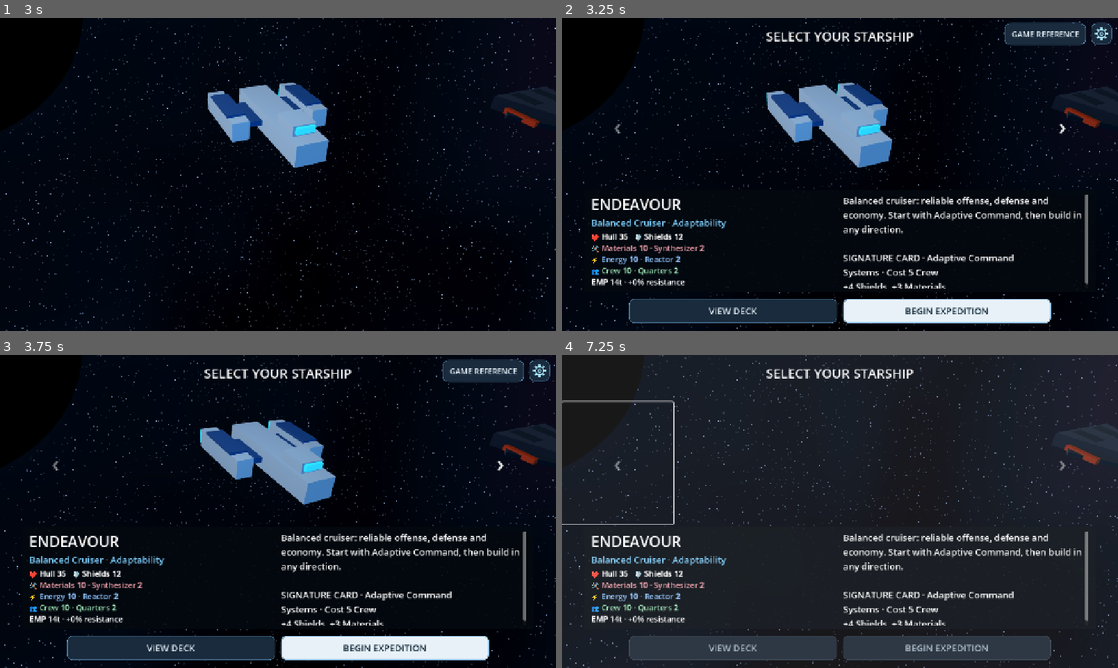
Above: before the commit, frames 1-4 (two rows, left to right).
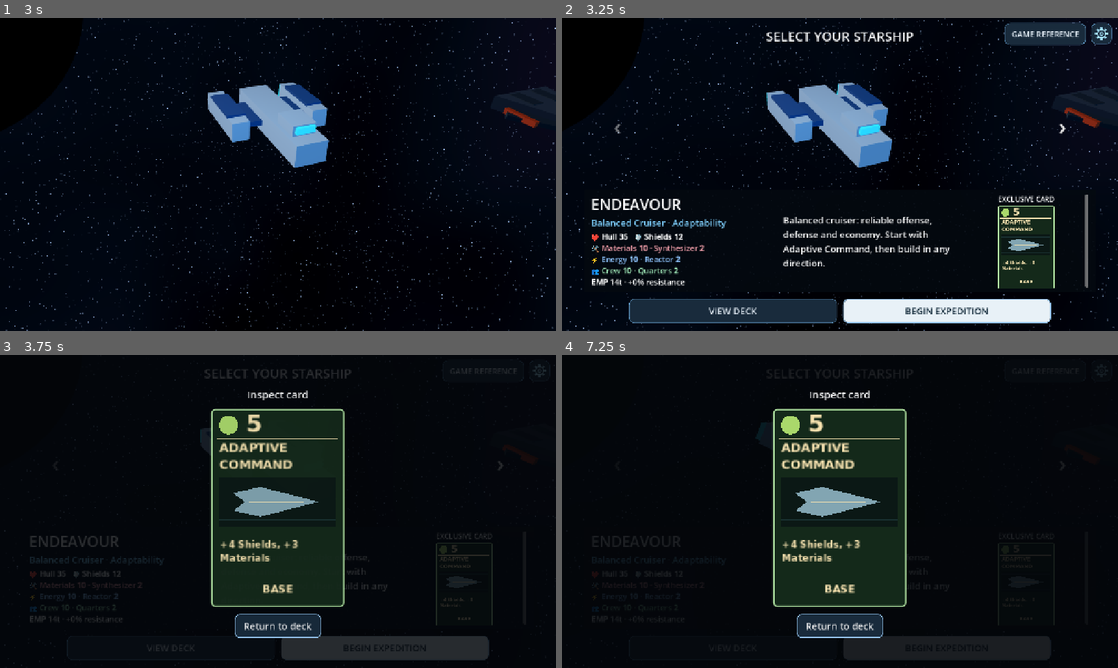
Above: after the commit, the same moments.

Repository: RPGMaster2000/arcospace
Game: Godot game, scene res://scenes/battle_setup.tscn
Two runs of this game, one before a commit and one after it. Both use one fixed random seed, a clock stepped at 60 frames per second and the inputs below. Sound files missing from this copy of the repository are replaced by a short silence.
Inputs (mouse positions are in pixels of both pictures, inside the frame that each line leads up to):
- Up to frame 1 (3 s): tap Enter (ui_accept) at 0.5, 0.77 s; move the mouse to (400, 158) at 0.52 s; hold Right (ui_right) 0.53-1.25 s; tap Tab at 0.6, 2.1 s; click (400, 158) at 0.67 s; drag from (166, 190) to (250, 237) at 1.27 s; move the mouse to (333, 105) at 2.02 s; hold Right (ui_right) 2.03-2.75 s; click (333, 105) at 2.17 s; drag from (250, 237) to (111, 127) at 2.77 s
- Up to frame 2 (3.25 s): no input
- Up to frame 3 (3.75 s): click (467, 583) at 3.52 s
- Up to frame 4 (7.25 s): click "BEGIN EXPEDITION" at 4.25 s; click (945, 649) at 5 s, where only the run after the commit has a clickable "BEGIN EXPEDITION"; click (1062, 464) at 5.75 s, where only the run after the commit has a clickable "›"; move the mouse to (1006, 558) at 6.52 s; hold Left (ui_left) from 6.53 s (still down); tap Tab at 6.6 s; click (1006, 558) at 6.67 s

Frame 1 is identical in both runs. In frame 2, 5.3% of the frame differs, in the area x 39-95%, y 56-87%; in frame 3, 27%; in frame 4, 74%, in the area x 0-100%, y 0-100%.

Commit message:
Add inspectable signature card to three-column ship selection (#27)
* Add exclusive-card column to ship selection scene

* Render and inspect selected ship signature card in third column

* Cover three-column layout and exclusive card inspection

* Keep dynamic CardPortrait type accessible for scale and card data

* Allocate space to stats and reduce compact ship info wrapping

Diff:
--- a/scenes/battle_setup.tscn
+++ b/scenes/battle_setup.tscn
@@ -114,6 +114,24 @@
 autowrap_mode = 2
 mouse_filter = 2
 
+[node name="Signature" type="VBoxContainer" parent="Selection/Information/Margin/Scroll/Column"]
+layout_mode = 2
+size_flags_horizontal = 3
+alignment = 1
+theme_override_constants/separation = 4
+mouse_filter = 2
+
+[node name="SignatureHeading" type="Label" parent="Selection/Information/Margin/Scroll/Column/Signature"]
+layout_mode = 2
+text = "EXCLUSIVE CARD"
+horizontal_alignment = 1
+mouse_filter = 2
+
+[node name="PortraitHost" type="CenterContainer" parent="Selection/Information/Margin/Scroll/Column/Signature"]
+layout_mode = 2
+size_flags_vertical = 3
+mouse_filter = 2
+
 [node name="Stats" type="RichTextLabel" parent="Selection/Information/Margin/Scroll/Column/Identity"]
 layout_mode = 2
 bbcode_enabled = true
--- a/scripts/battle_setup.gd
+++ b/scripts/battle_setup.gd
@@ -7,6 +7,8 @@
 const Save = preload("res://scripts/persistence/expedition_save.gd")
 const Ships = preload("res://scripts/ships/ship_library.gd")
 const Presentation = preload("res://scripts/ui/encounter_presentation.gd")
+const CardPortrait = preload("res://scripts/ui/card_portrait.gd")
+const CardInspector = preload("res://scripts/ui/card_inspector.gd")
 @export_group("Gameplay transition")
 @export_range(0.05, 3) var white_fade_duration: float = 0.35
 @export_range(0.05, 3) var map_reveal_duration: float = 1.0
@@ -19,6 +21,8 @@
 var selected_ship: int = 0
 var overwrite_confirmation: ConfirmationDialog
 var save_notice: AcceptDialog
+var signature_inspector: CanvasLayer
+var signature_portrait
 var deck_viewer: CanvasLayer
 var info_overlay: CanvasLayer
 var settings_button: Button
@@ -45,6 +49,8 @@
 	info_overlay = preload("res://scripts/ui/info_overlay.gd").new()
 	add_child(info_overlay)
 	$Legend.pressed.connect(info_overlay.show_legend)
+	signature_inspector = CardInspector.new()
+	add_child(signature_inspector)
 	deck_viewer = preload("res://scripts/ui/deck_viewer.gd").new()
 	add_child(deck_viewer)
 	deck_button.pressed.connect(func(): deck_viewer.show_ship(Ships.PLAYERS[selected_ship]))
@@ -103,7 +109,7 @@
 
 func _layout() -> void:
 	var compact: bool = size.y < 600
-	$Selection/Information.anchor_top = 0.50 if compact else 0.55
+	$Selection/Information.anchor_top = (0.30 if size.y < 430 else 0.43) if compact else 0.55
 	var info_width: float = minf(size.x * 0.92, size.y * 16.0 / 9.0 * 0.92)
 	$Selection/Information.anchor_left = 0.5
 	$Selection/Information.anchor_right = 0.5
@@ -112,11 +118,23 @@
 	$Selection/Actions.anchor_left = 0.04 if size.x < 1000 else 0.12
 	$Selection/Actions.anchor_right = 0.96 if size.x < 1000 else 0.88
 	$Selection/Heading.add_theme_font_size_override("font_size", 22 if compact else 30)
-	$Selection/Information/Margin/Scroll/Column/Identity/Name.add_theme_font_size_override("font_size", 25 if compact else 34)
+	var columns: HBoxContainer = $Selection/Information/Margin/Scroll/Column
+	columns.add_theme_constant_override("separation", 8 if compact else 16)
+	var identity: Control = columns.get_node("Identity")
+	var summary: Control = columns.get_node("Description")
+	var signature: Control = columns.get_node("Signature")
+	identity.size_flags_stretch_ratio = 1.35
+	summary.size_flags_stretch_ratio = 1.30
+	signature.size_flags_stretch_ratio = 0.85
+	identity.get_node("Name").add_theme_font_size_override("font_size", (19 if size.x < 800 else 23) if compact else 34)
 	for label in [$Selection/Information/Margin/Scroll/Column/Identity/Role, $Selection/Information/Margin/Scroll/Column/Description]:
-		label.add_theme_font_size_override("font_size", 16 if compact else 21)
+		label.add_theme_font_size_override("font_size", (12 if size.x < 800 else 15) if compact else 21)
+	$Selection/Information/Margin/Scroll/Column/Signature/SignatureHeading.add_theme_font_size_override("font_size", 12 if compact else 16)
+	var available_height: float = size.y * (1.0 - $Selection/Information.anchor_top) - 90.0 - 16.0 - (22.0 if compact else 26.0)
+	if is_instance_valid(signature_portrait):
+		signature_portrait.set_card_scale(clampf(available_height / 294.0, 0.20, 0.70))
 	var stats: RichTextLabel = $Selection/Information/Margin/Scroll/Column/Identity/Stats
-	for font in ["normal_font_size", "bold_font_size"]: stats.add_theme_font_size_override(font, 15 if compact else 18)
+	for font in ["normal_font_size", "bold_font_size"]: stats.add_theme_font_size_override(font, (12 if size.x < 800 else 14) if compact else 18)
 	for button in [deck_button, begin_button, start_button]: button.add_theme_font_size_override("font_size", (14 if size.x < 800 else 16) if compact else 21)
 	settings_button.set_anchors_and_offsets_preset(Control.PRESET_TOP_RIGHT)
 	settings_button.offset_left = -62
@@ -147,7 +165,18 @@
 	column.get_node("Identity/Name").text = data.ship_name.to_upper()
 	column.get_node("Identity/Role").text = data.subtitle + " · " + data.role
 	var signature: Resource = data.signature_card
-	column.get_node("Description").text = data.summary + ("\n\nSIGNATURE CARD · %s\n%s · Cost %d %s\n%s" % [signature.card_name, signature.allocation_category.capitalize(), signature.cost, signature.family.capitalize(), signature.description] if signature != null else "")
+	column.get_node("Description").text = data.summary
+	if is_instance_valid(signature_portrait):
+		signature_portrait.queue_free()
+		signature_portrait = null
+	if signature != null:
+		signature_portrait = CardPortrait.new()
+		signature_portrait.name = "ExclusiveCard"
+		signature_portrait.card_data = signature
+		signature_portrait.inspection_enabled = false
+		column.get_node("Signature/PortraitHost").add_child(signature_portrait)
+		signature_portrait.pressed.connect(func(): signature_inspector.present(signature, null, true))
+		_layout()
 	column.get_node("Identity/Stats").text = "[b]❤️ Hull %d   🛡️ Shields %d[/b]\n[color=#ef9da8]🛠️ Materials [b]%d[/b] · S …(358 unchanged characters)…
 	deck_button.tooltip_text = data.ship_name + " · Starting card pool"
 	previous_ship.disabled = selected_ship == 0
@@ -166,7 +195,7 @@
 
 func _input(event: InputEvent) -> void:
 	if showcase.phase != showcase.Phase.SHIP_SELECTION: return
-	if get_tree().paused or deck_viewer.shade.visible or info_overlay.shade.visible or overwrite_confirmation.visible or save_notice.visible: return
+	if get_tree().paused or deck_viewer.shade.visible or signature_inspector.shade.visible or info_overlay.shade.visible or overwrite_confirmation.visible or save_notice.visible: return
 	if event is InputEventKey and event.echo: return
 	if event is InputEventJoypadMotion and not Input.is_action_just_pressed("ui_left") and not Input.is_action_just_pressed("ui_right"): return
 	if event.is_action_pressed("ui_left"): _navigate(-1)
--- a/tests/cinematic_touch_test.gd
+++ b/tests/cinematic_touch_test.gd
@@ -67,7 +67,19 @@
 		check(info.size.x <= menu.size.y * 16.0 / 9.0, "Information capped to 16:9 " + str(dimensions))
 		var left: Control = menu.get_node("Selection/Information/Margin/Scroll/Column/Identity")
 		var right: Control = menu.get_node("Selection/Information/Margin/Scroll/Column/Description")
-		check(left.get_global_rect().end.x <= right.get_global_rect().position.x, "Information columns do not overlap")
+		var card_column: Control = menu.get_node("Selection/Information/Margin/Scroll/Column/Signature")
+		check(left.get_global_rect().end.x <= right.get_global_rect().position.x, "Stats and description do not overlap")
+		check(right.get_global_rect().end.x <= card_column.get_global_rect().position.x, "Description and signature card do not overlap")
+		check(menu.signature_portrait != null and menu.signature_portrait.card_data == preload("res://scripts/ships/ship_library.gd").PLAYERS[menu.selected_ship].signature_card, "Correct exclusive card at each size")
+		check(menu.signature_portrait.size.y <= card_column.size.y + 1.0, "Card fits its column vertically")
+	menu._select(1)
+	await process_frame
+	check(menu.signature_portrait.card_data == preload("res://scripts/ships/ship_library.gd").PLAYERS[1].signature_card, "Changing ships updates signature card")
+	menu.signature_portrait.pressed.emit()
+	await process_frame
+	check(menu.signature_inspector.shade.visible and menu.signature_inspector.read_only, "Exclusive card opens read-only Inspector")
+	menu.signature_inspector.dismiss()
+	check(not menu.signature_inspector.shade.visible, "Exclusive card Inspector closes without selection")
 	check(menu.showcase.rotation_degrees_per_second == 14.0 and menu.showcase.title_font_size == 152, "Double spin and logo defaults")
 	check(menu.showcase.get_node("PlanetSunlight").light_cull_mask == menu.showcase.get_node("Planet").layers, "Planet lighting isolated from ships")
 	menu.queue_free()
